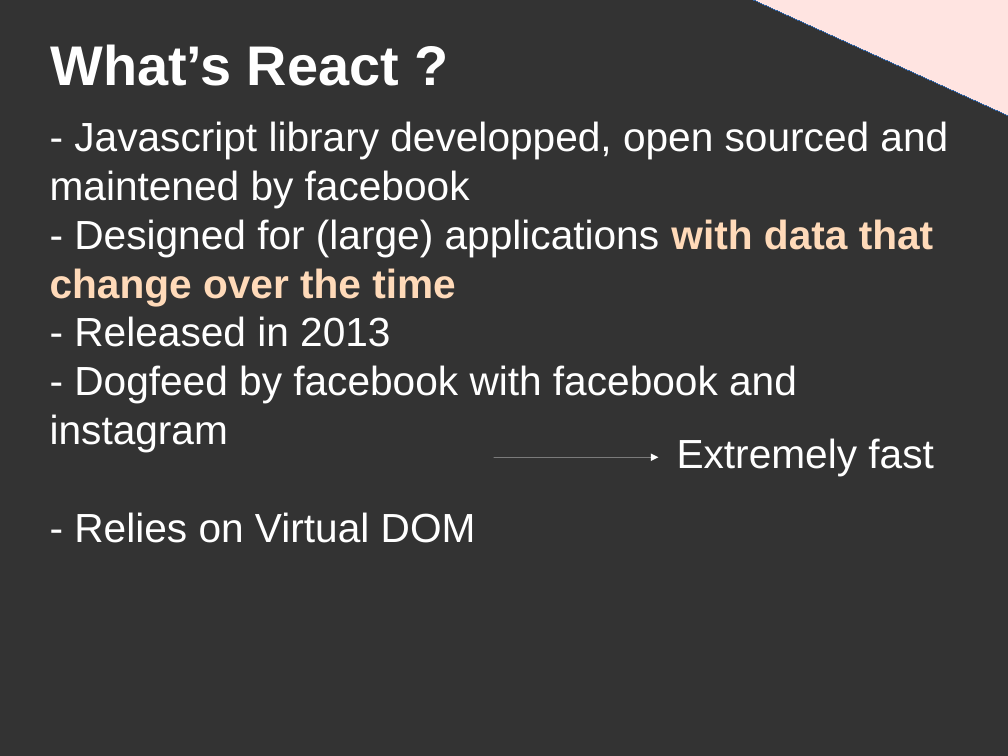
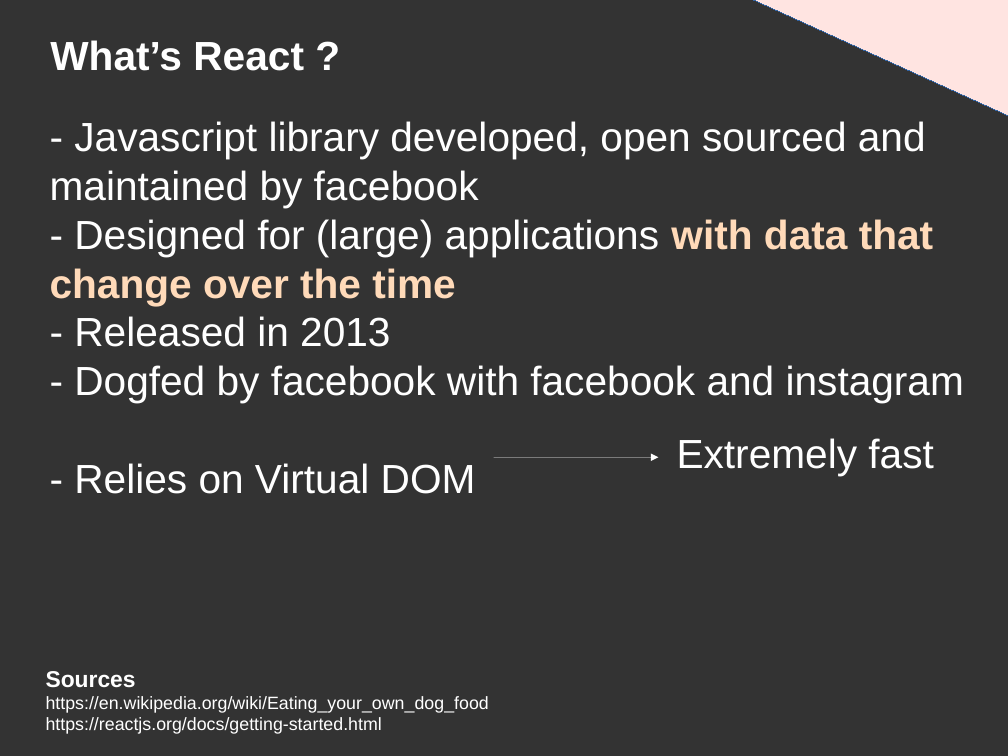
Before and after one commit to DanYellow/presentations, a slide deck: slide 8 of react-redux-101/presentation.odp. Drawn at 1008x756 pixels with LibreOffice and Linux fonts; fonts in the diff are those of the drawing. Boxes give left, top, right and bottom in pixels: in the first picture for what was removed or moved away, otherwise in the second. Text is boxed around its words. In the diff, an @@ line names an element or a change of style, - is before the commit and + after.

```diff
--- a/react-redux-101/presentation.odp
+++ b/react-redux-101/presentation.odp
@@ title "What’s React ?" at <box>50,40,304,71</box>: size 44 to 32 pt @@
@@ title at <box>50,121,964,494</box>: text changed @@
-- Javascript library developped, open sourced and maintened by facebook
-- Designed for (large) applications with data that change over the time
-- Released in 2013
-- Dogfeed by facebook with facebook and instagram
-- Relies on Virtual DOM
+- Javascript library developed, open sourced and maintained by facebook
+- Designed for (large) applications with data that change over the time
+- Released in 2013
+- Dogfed by facebook with facebook and instagram
+- Relies on Virtual DOM
@@ text added at <box>46,671,489,734</box>, 14 pt, text #FFFFFF @@
+Sources
+https://en.wikipedia.org/wiki/Eating_your_own_dog_food
+https://reactjs.org/docs/getting-started.html
```
Also in this commit, not shown: 14 other slides changed, 23 slides added, 29 slides removed, 1 other file.
